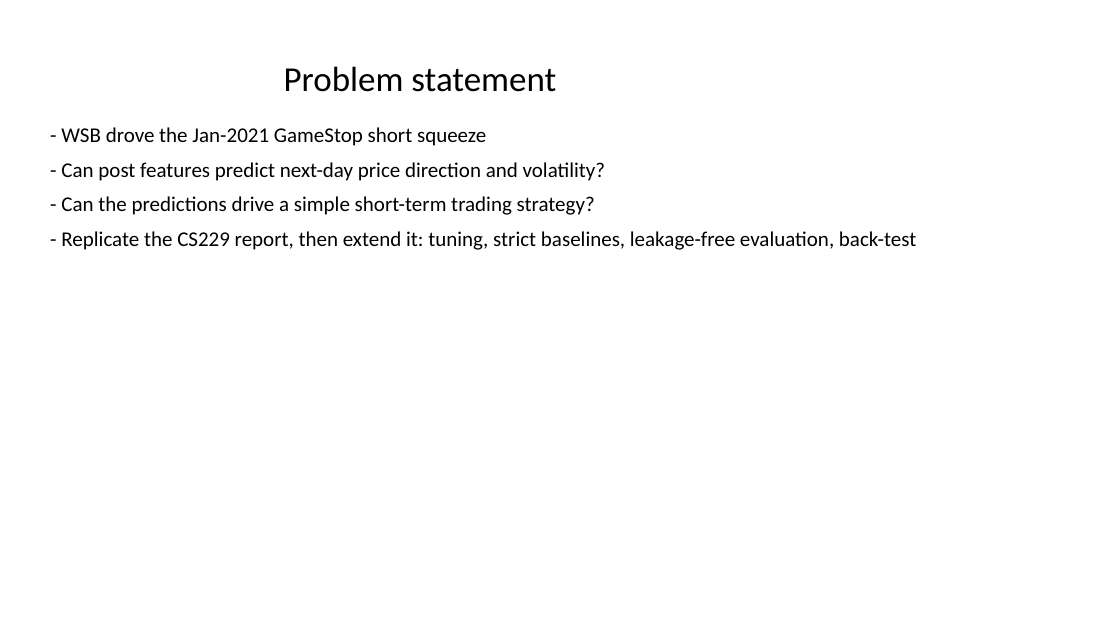
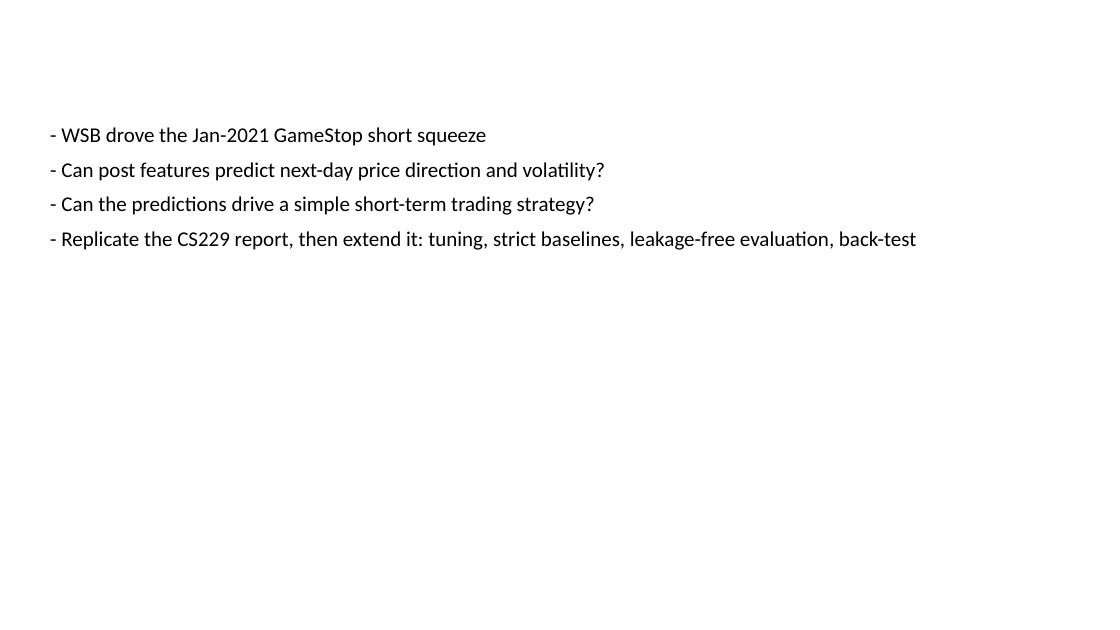
Before and after one commit to Prithvi-Aithal/wsb-market-prediction, a slide deck: slide 2 of docs/presentation.pptx. Drawn at 1120x630 pixels with LibreOffice and Linux fonts; fonts in the diff are those of the drawing. Boxes give left, top, right and bottom in pixels: in the first picture for what was removed or moved away, otherwise in the second. Text is boxed around its words. In the diff, an @@ line names an element or a change of style, - is before the commit and + after.

Commit message:
Fix chart legend overlap, soften tuning conclusion, center slide titles

```diff
--- a/docs/presentation.pptx
+++ b/docs/presentation.pptx
@@ title removed at <box>284,66,556,92</box> @@
-Problem statement
```
Also in this commit, not shown: 11 other slides changed, 2 slides added, 2 slides removed, 5 other files.
